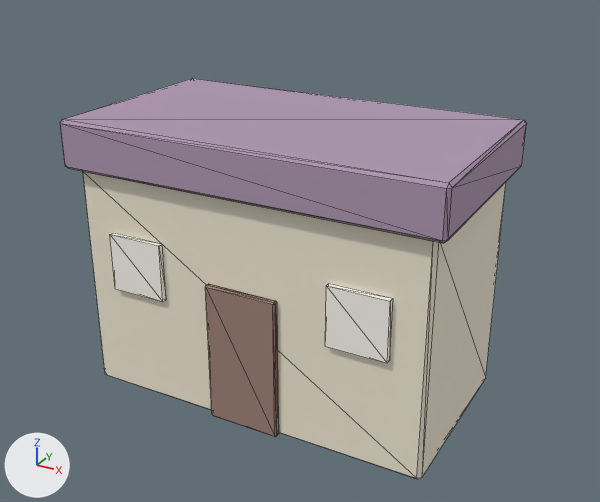
A saved change to the glTF model game/art/world/house_a.glb.
Rendered twice from a camera (50 mm lens) standing at (3.5, -6.23, 4.52) and looking at (0.1, -0.05, 1.43). The axes (+X, +Y, +Z) are drawn at lower left. The lights are the same throughout. The first picture is the older version. Mesh edges are drawn as thin lines. Vertices at exactly the same position are counted once.

The first picture shows 'house_a'.
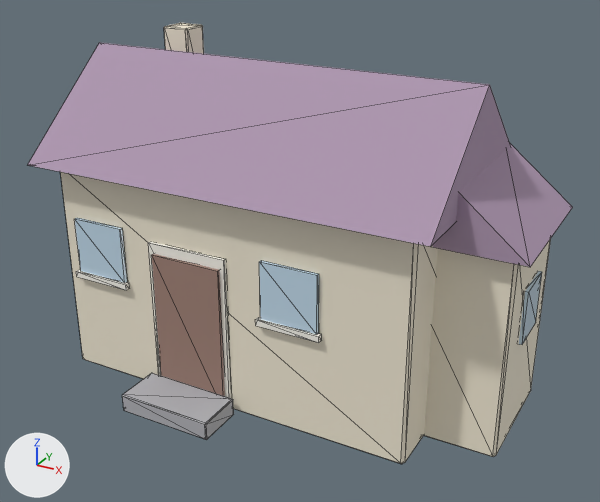
Changed parts and their boxes [x1, y1, x2, y2] in the pictures (600 x 502 px; the box of a moved part takes in the faces that stretch with it):
'house_a', reshaped (17% wider, 10% taller)
    before: [60, 78, 527, 479]
    after: [28, 23, 573, 464]
part 1 of me_cube, moved or reshaped
    before: [83, 171, 506, 479]
    after: [60, 172, 438, 464]
part 2 of me_cube, added (pale yellow)
    after: [424, 239, 551, 457]
part 3 of me_cube, added (pale yellow)
    after: [164, 23, 204, 54]
part 4 of me_cube, added (beige)
    after: [151, 254, 225, 396]
part 5 of me_cube, added
    after: [148, 242, 231, 398]
part 6 of me_cube, added
    after: [76, 269, 130, 290]
part 7 of me_cube, added
    after: [256, 317, 322, 343]
part 8 of me_cube, moved or reshaped
    before: [110, 233, 166, 302]
    after: [75, 218, 127, 283]
part 9 of me_cube, moved or reshaped
    before: [325, 284, 393, 363]
    after: [259, 260, 319, 334]
part 10 of me_cube, added
    after: [519, 271, 542, 345]
part 11 of me_cube, moved or reshaped
    before: [60, 78, 527, 243]
    after: [122, 373, 234, 440]
part 12 of me_cube, deleted (beige)
    before: [206, 284, 279, 437]
part 13 of me_cube, added
    after: [28, 42, 573, 267]

Patch to the scene script:
```diff
--- a/game/art/world/house_a.glb.py
+++ b/game/art/world/house_a.glb.py
@@ me_cube @@
-me_cube.from_pydata(...)  # 88 vertices, 156 faces; spans x -1.8..1.8, y -1.0..1.0, z 0.0..2.64
+me_cube.from_pydata(...)  # 164 vertices, 276 faces; spans x -2.28..2.28, y -1.28..1.28, z 0.0..3.27
+# me_cube part 1: the loose piece of 24 vertices spanning x -1.7..1.7, y -0.9..0.9, z 0.0..2.2 is scaled about its middle by (1.06, 1.03, 0.98), then moved by (-0.3, 0.15, -0.02)
+# me_cube part 2: the loose piece of 24 vertices spanning x -1.7..1.7, y -0.9..0.9, z 0.0..2.2 is copied, and the copy is scaled about its middle by (0.318, 0.665, 0.867), then moved by (1.6, 0.3, -0.15); it spans x 1.05..2.15, y -0.3..0.9, z 0.0..1.9
+# me_cube part 3: the loose piece of 24 vertices spanning x -1.7..1.7, y -0.9..0.9, z 0.0..2.2 is copied, and the copy is scaled about its middle by (0.0776, 0.148, 0.385), then moved by (-1.5, 0.5, 1.75); it spans x -1.64..-1.36, y 0.36..0.64, z 2.42..3.27
+# me_cube part 4: a new loose piece, a box spanning x -1.01..-0.29, y -0.83..-0.77, z 0.005..1.455, in mat_mat_house_a_door (beige #a08176)
+# me_cube part 5: a new loose piece, a box spanning x -1.06..-0.24, y -0.8..-0.76, z 0.005..1.555, in mat_mat_house_a_trim (white #fbf9f0)
+# me_cube part 6: a new loose piece, a box spanning x -1.96..-1.34, y -0.835..-0.785, z 1.02..1.08, in mat_mat_house_a_trim (white #fbf9f0)
+# me_cube part 7: a new loose piece, a box spanning x 0.09..0.71, y -0.835..-0.785, z 1.02..1.08, in mat_mat_house_a_trim (white #fbf9f0)
+# me_cube part 8: the loose piece of 8 vertices spanning x -1.38..-0.83, y -0.94..-0.9, z 1.08..1.62 is moved by (-0.55, 0.13, 0.0), in mat_mat_house_a_glass (blue #c4dded)
+# me_cube part 9: the loose piece of 8 vertices spanning x 0.83..1.38, y -0.94..-0.9, z 1.08..1.62 is moved by (-0.7, 0.13, 0.0), in mat_mat_house_a_glass (blue #c4dded)
+# me_cube part 10: a new loose piece, a box spanning x 2.14..2.18, y 0.075..0.525, z 0.95..1.45, in mat_mat_house_a_glass (blue #c4dded)
+# me_cube part 11: the loose piece of 24 vertices spanning x -1.8..1.8, y -1.0..1.0, z 2.2..2.64 is scaled about its middle by (0.263, 0.223, 0.406), then moved by (-0.65, -1.05, -2.33), in mat_mat_house_a_step (grey #b3b3b8)
+# me_cube part 12: the loose piece of 24 vertices spanning x -0.35..0.35, y -0.95..-0.89, z 0.0..1.36 is deleted
+# me_cube part 13
+# 12 vertices are added at x -2.28..2.28, y -0.97..1.28, z 1.9..3.1
+# 16 new faces join them, mat_mat_house_a_roof (grey #ad96af)
 me_cube.materials.append(mat_mat_house_a_stucco)
@@ me_cube @@
 me_cube.materials.append(mat_mat_house_a_trim)
+me_cube.materials.append(mat_mat_house_a_glass)  # blue #c4dded
+me_cube.materials.append(mat_mat_house_a_step)  # grey #b3b3b8
```
